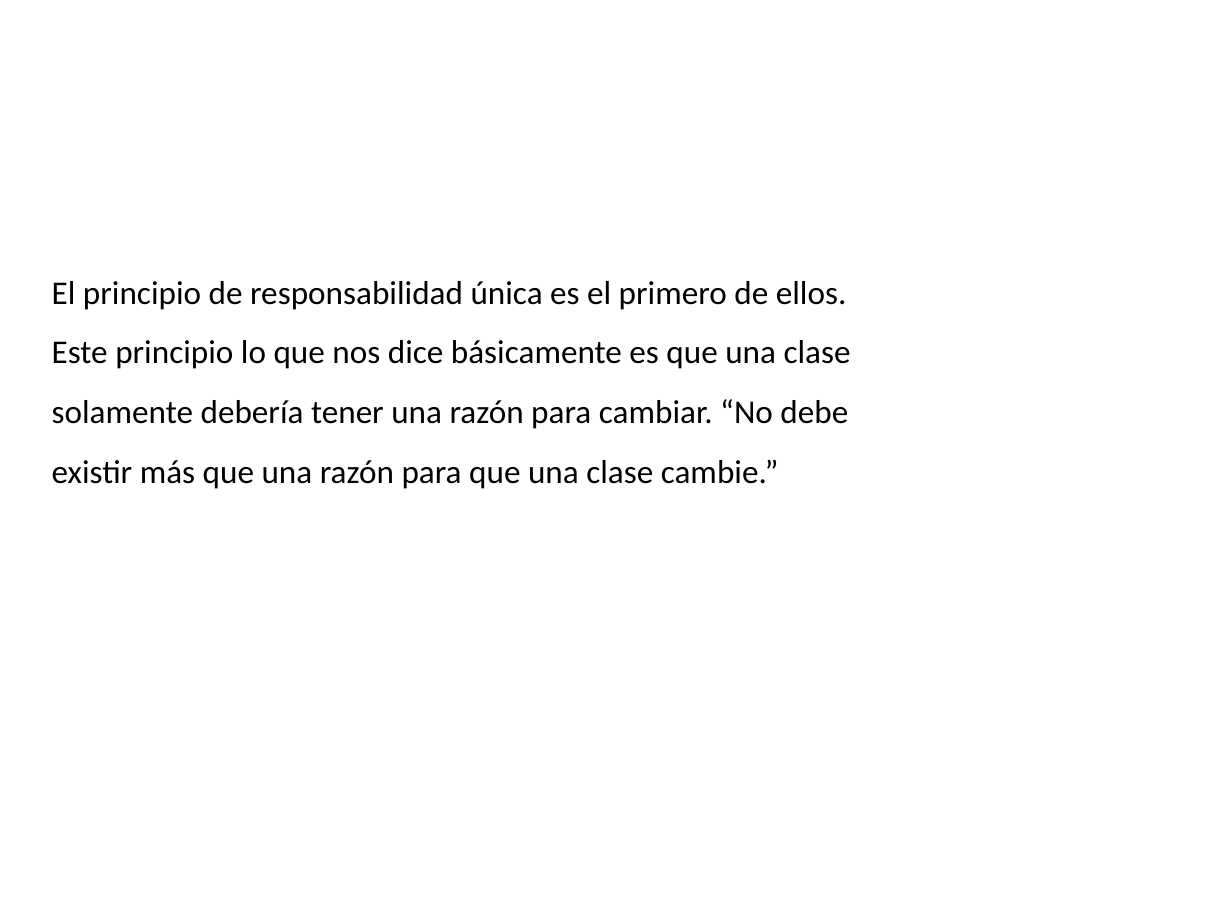
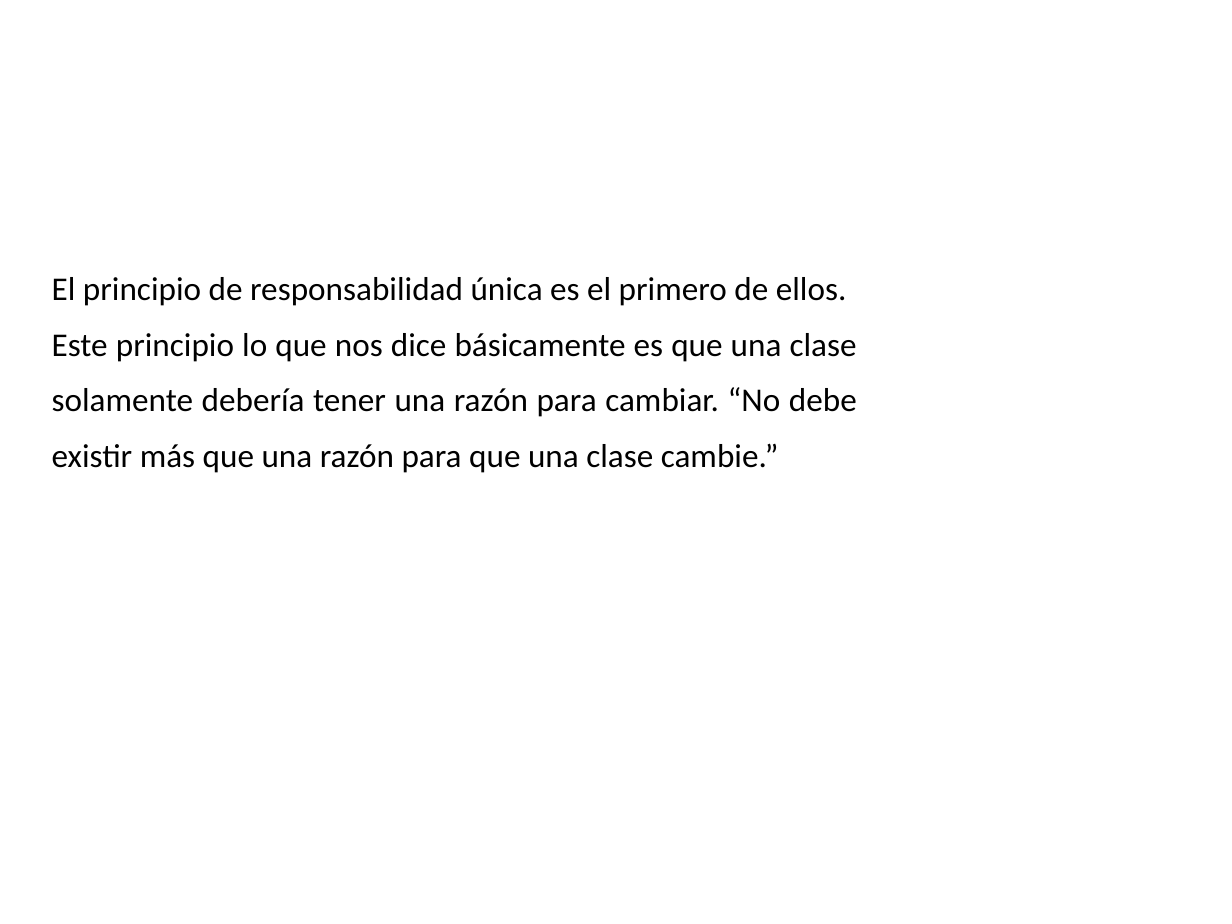
Before and after one commit to Ponchiux0710/investigation-bravo, a slide deck: slide 3 of Documents/Presentacion Responsabilidad Unica Grupo Bravo.pptx. Drawn at 1232x924 pixels with LibreOffice and Linux fonts; fonts in the diff are those of the drawing; background and template pictures are left out. Boxes give left, top, right and bottom in pixels: in the first picture for what was removed or moved away, otherwise in the second. Text is boxed around its words. In the diff, an @@ line names an element or a change of style, - is before the commit and + after.

```diff
--- a/Documents/Presentacion Responsabilidad Unica Grupo Bravo.pptx
+++ b/Documents/Presentacion Responsabilidad Unica Grupo Bravo.pptx
@@ text "El principio de responsabilidad única ..." at bbox=[52, 277, 857, 473]: alignment left to justified; line spacing 1.5 to 1.4 @@
```
Also in this commit, not shown: 7 other slides changed.
